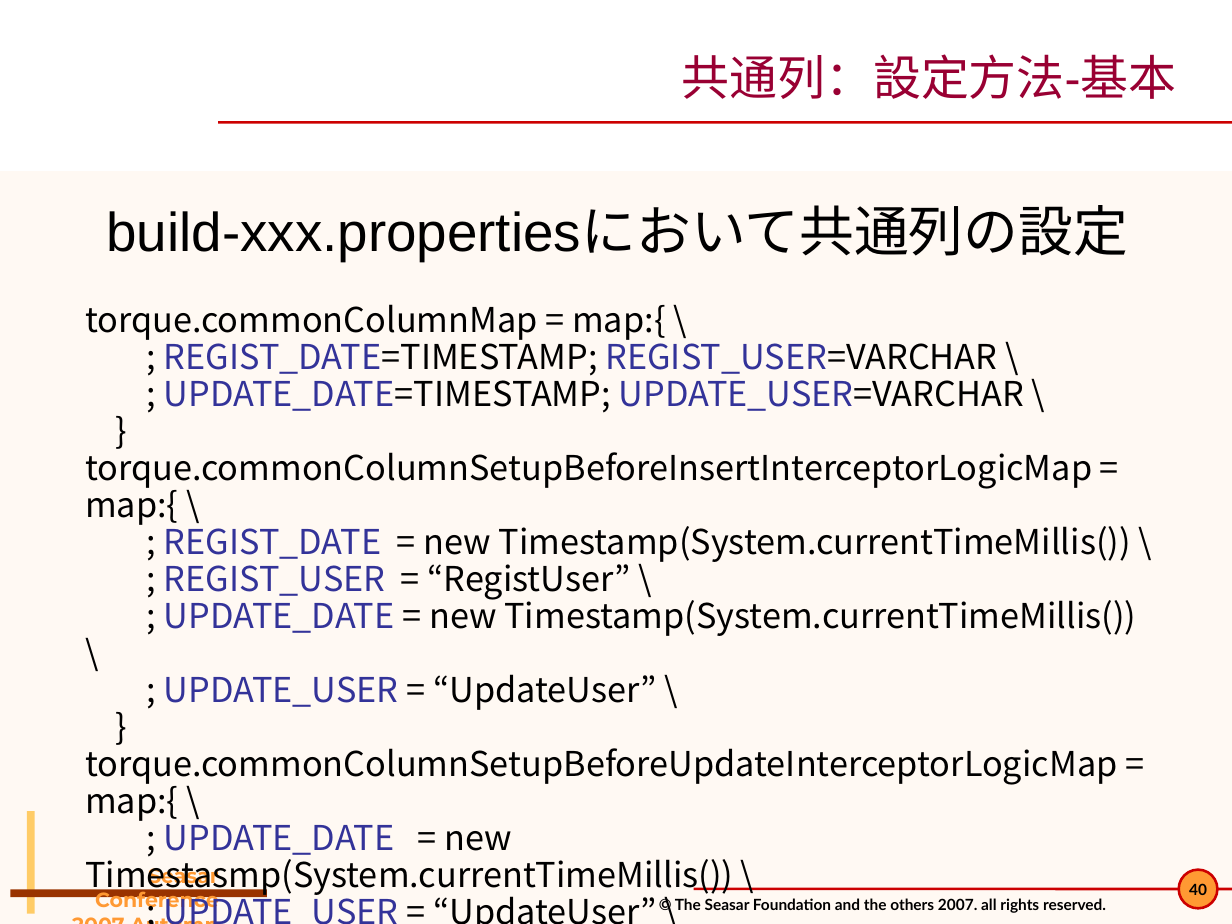
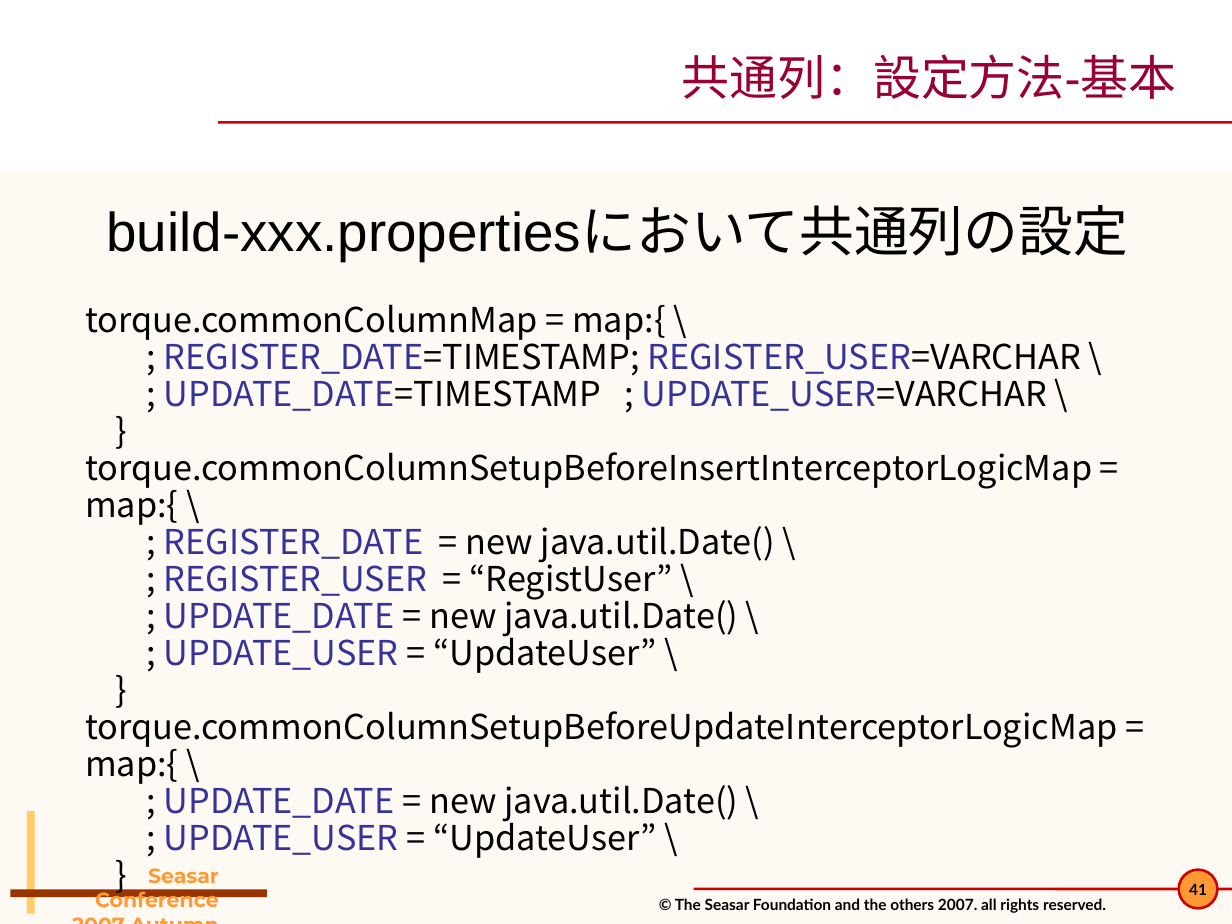
Before and after one commit to seasarorg/dbflute, a slide deck: slide 41 of dbflute/etc/doc/pres/sc2007a_2-DBFlute.ppt (slide 40 before the commit). Drawn at 1232x924 pixels with LibreOffice and Linux fonts; fonts in the diff are those of the drawing; background and template pictures are left out. Boxes give left, top, right and bottom in pixels: in the first picture for what was removed or moved away, otherwise in the second. Text is boxed around its words. In the diff, an @@ line names an element or a change of style, - is before the commit and + after.

```diff
--- a/dbflute/etc/doc/pres/sc2007a_2-DBFlute.ppt
+++ b/dbflute/etc/doc/pres/sc2007a_2-DBFlute.ppt
@@ text at box(164, 335, 1081, 411): text changed @@
-; REGIST_DATE=TIMESTAMP; REGIST_USER=VARCHAR \
-; UPDATE_DATE=TIMESTAMP; UPDATE_USER=VARCHAR \
+; REGISTER_DATE=TIMESTAMP; REGISTER_USER=VARCHAR \
+; UPDATE_DATE=TIMESTAMP ; UPDATE_USER=VARCHAR \
@@ text at box(164, 520, 775, 638): text changed @@
-; REGIST_DATE = new Timestamp(System.currentTimeMillis()) \
-; REGIST_USER = “RegistUser” \
-; UPDATE_DATE = new Timestamp(System.currentTimeMillis()) \
+; REGISTER_DATE = new java.util.Date() \
+; REGISTER_USER = “RegistUser” \
+; UPDATE_DATE = new java.util.Date() \
@@ text at box(164, 779, 738, 823): text changed @@
-; UPDATE_DATE = new Timestasmp(System.currentTimeMillis()) \
+; UPDATE_DATE = new java.util.Date() \
@@ page number at box(1189, 883, 1207, 895): text changed @@
-40
+41
```
Also in this commit, not shown: 32 other slides changed, 1 slide added, 2 other files.
